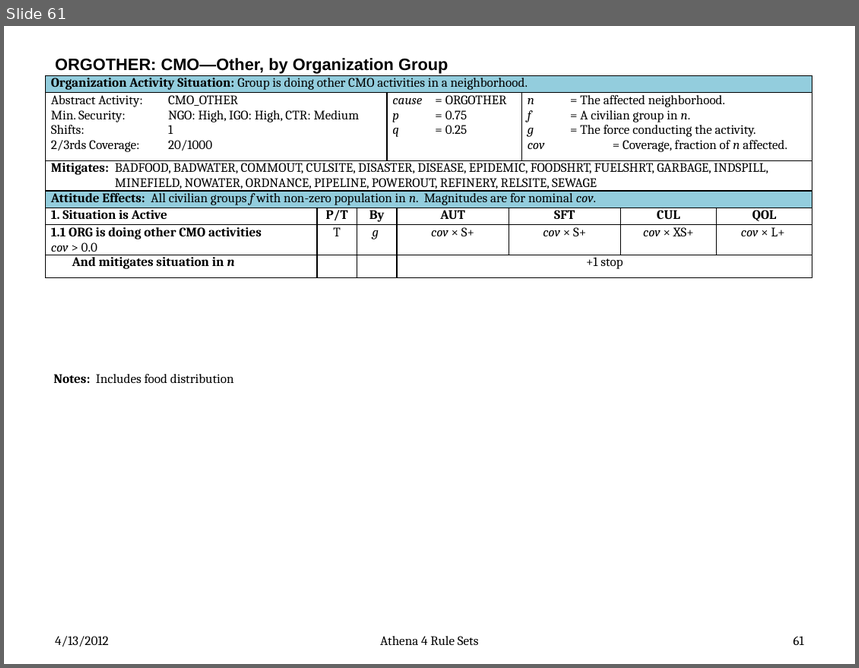
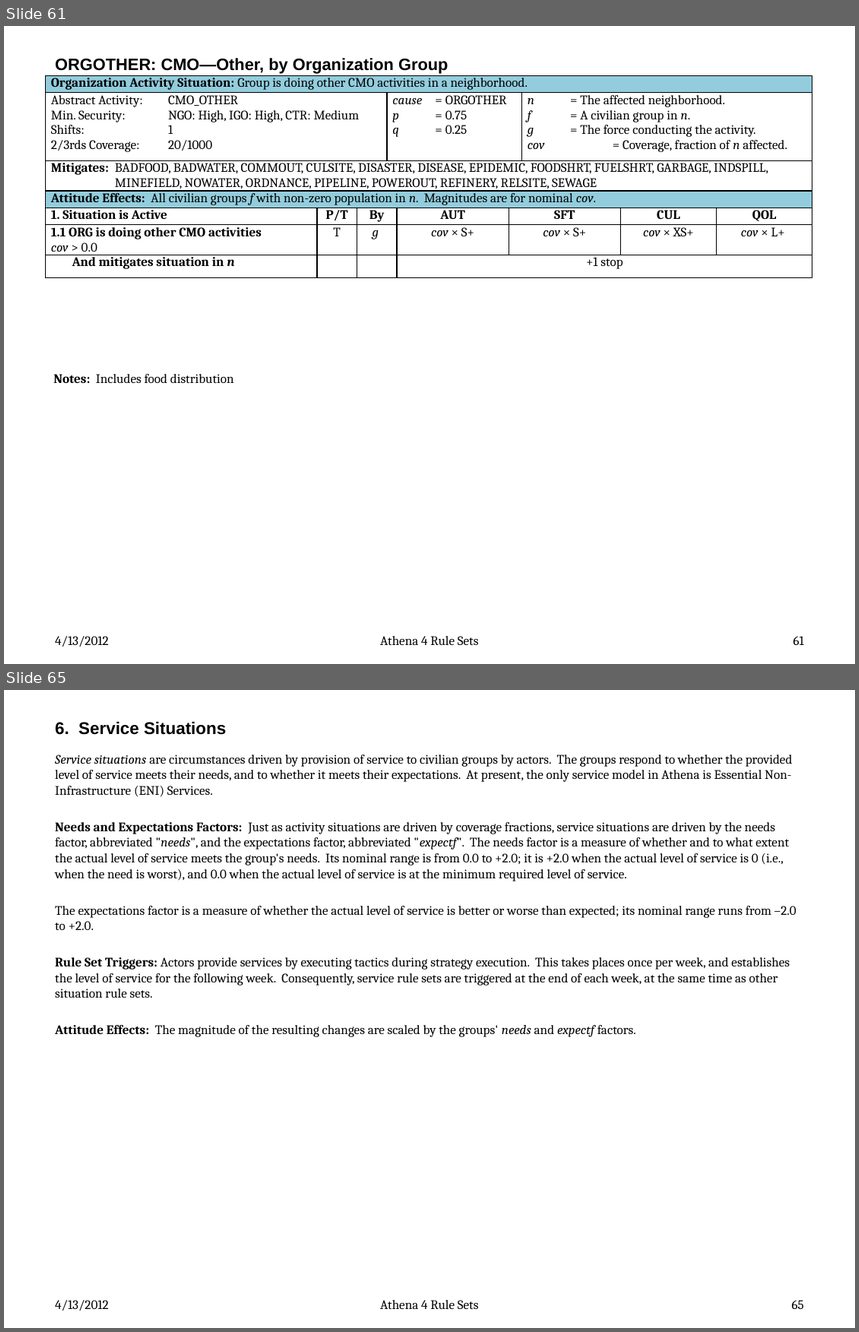
Before and after one commit to AthenaModel/athena-legacy, a slide deck: docs/dev/rules.pptx. Shown one above the other, each under a label of ours: slide 61 before the commit, slides 61 and 65 after it; the slides between them are not shown. The pictures are 859x668 and 859x1332 pixels, drawn with LibreOffice and Linux fonts; fonts in the diff are those of the drawing. Boxes give left, top, right and bottom in pixels: in the first picture for what was removed or moved away, otherwise in the second. Text is boxed around its words. In the diff, an @@ line names an element or a change of style, - is before the commit and + after.

Commit message:
Got all rule sets but CONTROL.

```diff
--- a/docs/dev/rules.pptx
+++ b/docs/dev/rules.pptx
@@ slide 65 added at box(4, 690, 855, 1328), background #FFFFFF @@
@@ title added at box(55, 721, 226, 735), 14.4 pt, text #000000, bold @@
+6. Service Situations
@@ text added at box(55, 755, 797, 1037), 11 pt, text #000000 @@
+Service situations are circumstances driven by provision of service to civilian groups by actors. The groups respond to whether the provided level of service meets their needs, and to whether it meets their expectations. At present, the only service model in Athena is Essential Non-Infrastructure (ENI) Services.
+Needs and Expectations Factors: Just as activity situations are driven by coverage fractions, service situations are driven by the needs factor, abbreviated "needs", and the expectations factor, abbreviated "expectf". The needs factor is a measure of whether and to what extent the actual level of service meets the group's needs. Its nominal range is from 0.0 to +2.0; it is +2.0 when the actual level of service is 0 (i.e., when the need is worst), and 0.0 when the actual level of service is at the minimum required level of service.
+The expectations factor is a measure of whether the actual level of service is better or worse than expected; its nominal range runs from –2.0 to +2.0.
+Rule Set Triggers: Actors provide services by executing tactics during strategy execution. This takes places once per week, and establishes the level of service for the following week. Consequently, service rule sets are triggered at the end of each week, at the same time as other situation rule sets.
+Attitude Effects: The magnitude of the resulting changes are scaled by the groups' needs and expectf factors.
@@ text added at box(55, 1300, 109, 1311), 11 pt, text #000000 @@
+4/13/2012
@@ text added at box(380, 1300, 479, 1309), 11 pt, text #000000 @@
+Athena 4 Rule Sets
@@ page number added at box(792, 1300, 804, 1309), 11 pt, text #000000 @@
+65
```
Also in this commit, not shown: 5 other slides added.
